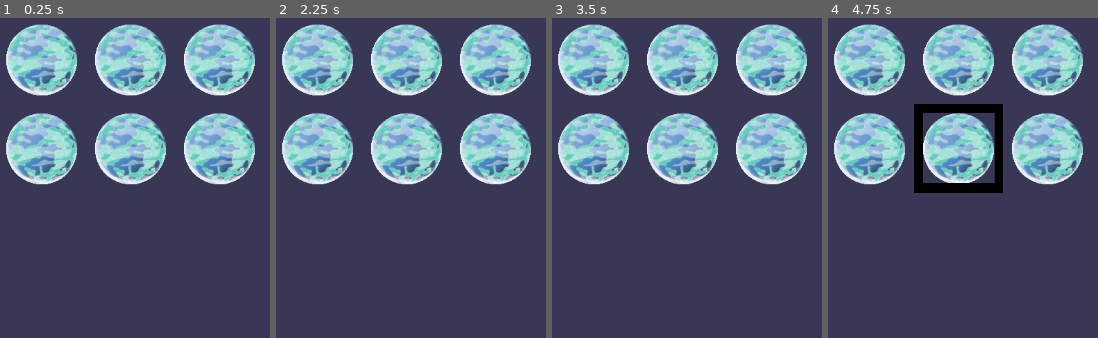
Above: before the commit, frames 1-4 (left to right).
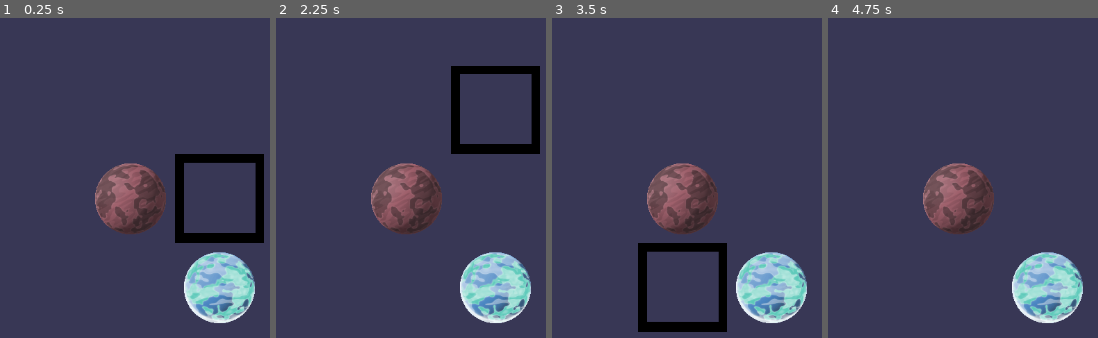
Above: after the commit, the same moments.

Repository: VictorLevrague/GMTK2024
Game: Godot game, scene res://src/screen/game_grid_view.tscn
The game is run twice, just before and just after one commit, with the same random seed, the same clock (stepped at 60 frames per second) and the same inputs. This scene is started directly instead of the project's main scene.
Inputs (mouse positions are in pixels of both pictures, inside the frame that each line leads up to):
- Up to frame 1 (0.25 s): no input
- Up to frame 2 (2.25 s): tap Enter at 0.5, 2 s; move the mouse to (outside the picture) at 0.52 s; tap Space at 1.25 s; move the mouse to (292, 206) at 1.27 s; move the mouse to (529, 85) at 2.02 s
- Up to frame 3 (3.5 s): tap Space at 2.75 s; move the mouse to (687, 274) at 2.77 s
- Up to frame 4 (4.75 s): tap Enter at 3.5 s; move the mouse to (outside the picture) at 3.52 s; tap Space at 4.25 s; move the mouse to (outside the picture) at 4.27 s

The runs differ from the first frame. In frame 1, 39% of the frame differs, in the area x 2-98%, y 1-96%; in frame 2, 38%; in frame 3, 40%, in the area x 2-95%, y 1-99%; in frame 4, 39%.

Commit message:
Première implémentation de body dans game grid
Dans le fichier game_grid, on peut désormais mettre une planète dans une case (le test est fait dans une fonction dédiée)
J'ai fait des .new() pour instancier les body mais je vais effacer ça après pour faire place aux .tres (j'ai commenté plus en détail dans le code)

Défaut de ma méthode: je n'ai pas trouvé comment faire autrement pour l'instant, il y avait un moyen en godot 3 mais ils l'ont supprimé en 4. J'explique. Tous les sprites vont être stockés dans une tileMap qui va gérer l'affichage des planètes (qui seront les tiles). Ces tiles ont un nom et un id. Problème: je ne peux pas (d'après mes recherches) dire au code "je veux que tu m'affiches la tile qui a le nom "Red Planet". Il veut l'id de la tile.

Solution qui passere je pense à notre échelle: j'ai fait un enum avec des noms explicites, et qui doivent absolumenbt être rangés à ta position qui correspond à leur tile_id dan la tileMap.

Je précise que la tileMap et mon enum ne communique pas du tout. Donc je pourrais mettre nimp comme noms et ça passerait, tant que le tide id (que je peux définir moi même) correspond à ce lui que je veux associer à ce nom.

Désolé c'est un peu brouillon par écrit. En gros, je fais un enum à la main, pour pouvoir associer "NomPlanète" avec "SpritePlanète". C'est un peu galère à cause des contraintes Godot sur la Tile Map et c'est un noeud que j'utilise pour la première fois. Maintenant dodo

Diff:
--- a/src/body.gd
+++ /dev/null
@@ -1,12 +0,0 @@
-extends Resource
-
-class_name Body
-
-var fixed: bool = true
-var x: int = 1
-var y: int = 1
-var size:= Vector2(x, y)
-#var constraint
-
-#func check_constraints():
-#    pass
--- a/src/body.tscn
+++ /dev/null
@@ -1,6 +0,0 @@
-[gd_scene load_steps=2 format=3 uid="uid://cjo2fy30cx5cf"]
-
-[ext_resource type="Script" path="res://src/body.gd" id="1_suogo"]
-
-[node name="Body" type="Node2D"]
-script = ExtResource("1_suogo")
--- /dev/null
+++ b/src/body/body.gd
@@ -0,0 +1,19 @@
+extends Resource
+
+class_name Body
+
+@export var fixed: bool = true
+@export var x: int = 1
+@export var y: int = 1
+@export var size:= Vector2(x, y)
+enum TILE_ID_LIST {BluePlanet, RedPlanet}
+@export var tileID: TILE_ID_LIST
+
+#func check_constraints():
+#    pass
+
+#Même si c'est étonnant, le constructeur suivant sera à effacer pour la suite.
+#Je ne vais pas initialiser les body avec .new(), mais avec la création de fichier resource .tres,
+#qui sont des sorttes d'instance de classes à manipuler dans l'éditeur et à qui on peut éditer du code perso
+func _init(_tileID: int):
+    tileID = _tileID
--- /dev/null
+++ b/src/body/resources/test_red_planet.gd
@@ -0,0 +1 @@
+extends Body
--- /dev/null
+++ b/src/body/resources/test_red_planet.tres
@@ -0,0 +1,11 @@
+[gd_resource type="Resource" load_steps=2 format=3 uid="uid://m6qp54iqjj0w"]
+
+[ext_resource type="Script" path="res://src/body/resources/test_red_planet.gd" id="1_7xh5j"]
+
+[resource]
+script = ExtResource("1_7xh5j")
+fixed = true
+x = 1
+y = 1
+size = null
+tileID = 1
--- a/src/screen/game_grid.gd
+++ b/src/screen/game_grid.gd
@@ -1,12 +1,16 @@
 extends TileMap
 
-var grid_x: int = 3
-var grid_y: int = 2
+var grid_x: int = 2
+var grid_y: int = 3
 var grid_dimension:= Vector2(grid_x, grid_y)
 var game_grid = {}
 
+#l'enum suivant n'est que pour le test. La version qui reste est dans body.gd
+enum Tile {BluePlanet, RedPlanet}
+
 func _ready() -> void:
     fill_game_grid_with_empty_values()
+    test_manual_game_grid_filling_with_bodies()
     print_game_grid()
 
 func _process(delta):
@@ -17,9 +21,27 @@
     for x in grid_x:
         for y in grid_y:
             var coordinates:= Vector2(x, y)
-            game_grid[coordinates] = null # TODO: change in null body type
-            set_cell(0, coordinates, 0, Vector2i(0, 0), 0) #layer, coords, source_id_tile, atlas_coord (do not change), alt_tile
-#    game_grid[Vector2(0,0)] = Body.new()
+            game_grid[coordinates] = null
+#            set_cell(0, coordinates, 0, Vector2i(0, 0), 0) #layer, coords, source_id_tile, atlas_coord (do not change), alt_tile
+
+
+#Fonction uniquement pour test
+func test_manual_game_grid_filling_with_bodies():
+    #Tile1 test
+    var new_body_class_test = Body.new(Tile.RedPlanet)
+    game_grid[Vector2(0,1)] = new_body_class_test
+    set_cell(0, Vector2(0,1), new_body_class_test.tileID, Vector2i(0, 0), 0)
+#    #Tile2 test
+    var new_body_class_test2 = Body.new(Tile.BluePlanet)
+    game_grid[Vector2(1,2)] = new_body_class_test2
+    set_cell(0, Vector2(1,2), new_body_class_test2.tileID, Vector2i(0, 0), 0)
+
+#Tile3 test. Ce test n'est pas compatible avec les 2 précédents: il faut enlever la fonction _init du fichier body.gd
+#Cette méthode là sera celle utilisé pour après parce que je vais utiliser les ressources (.tres) pour chaque body, pour mettre leur Tile_id propre et leur fonction contrainte
+
+#    var new_body_class_test3 = load("res://src/body/resources/test_red_planet.tres")
+#    game_grid[Vector2(0,0)] = new_body_class_test3
+#    set_cell(0, Vector2(0,0), new_body_class_test3.tileID, Vector2i(0, 0), 0)
 
 func print_game_grid():
     for key in game_grid:
@@ -27,9 +49,9 @@
         print("key: ", key, "value: ", value)
 
 func hover_cells():
-    var tile = local_to_map(get_global_mouse_position())
+    var tile = local_to_map(to_local(get_global_mouse_position()))
     if game_grid.has(Vector2(tile[0], tile[1])):
-        set_cell(1, tile, 3, Vector2i(0, 0), 0)
+        set_cell(1, tile, 100, Vector2i(0, 0), 0)
 
 func erase_hovered_cells():
     for x in grid_x:
--- a/src/screen/game_grid.tscn
+++ b/src/screen/game_grid.tscn
@@ -1,15 +1,24 @@
-[gd_scene load_steps=7 format=3 uid="uid://qvhqhiw0r5yx"]
+[gd_scene load_steps=9 format=3 uid="uid://qvhqhiw0r5yx"]
 
 [ext_resource type="Script" path="res://src/screen/game_grid.gd" id="1_n2vyq"]
 [ext_resource type="Texture2D" uid="uid://deasecq0cy4tn" path="res://assets/body/kenney_planets/Planets/planet00_128px.png" id="2_b55ob"]
 [ext_resource type="Texture2D" uid="uid://bvc3s66bk15sv" path="res://assets/transparent_outline_128px.png" id="3_g75xt"]
+[ext_resource type="Texture2D" uid="uid://7td8e3x6lwvv" path="res://assets/body/kenney_planets/Planets/planet06_128px.png" id="3_w2gys"]
 
 [sub_resource type="TileSetAtlasSource" id="TileSetAtlasSource_hox8h"]
+resource_name = "BluePlanet"
 texture = ExtResource("2_b55ob")
 texture_region_size = Vector2i(128, 128)
 0:0/0 = 0
 
+[sub_resource type="TileSetAtlasSource" id="TileSetAtlasSource_ly6hb"]
+resource_name = "RedPlanet"
+texture = ExtResource("3_w2gys")
+texture_region_size = Vector2i(128, 128)
+0:0/0 = 0
+
 [sub_resource type="TileSetAtlasSource" id="TileSetAtlasSource_g6e3p"]
+resource_name = "TransparentOutline"
 texture = ExtResource("3_g75xt")
 texture_region_size = Vector2i(128, 128)
 0:0/0 = 0
@@ -17,7 +26,8 @@
 [sub_resource type="TileSet" id="TileSet_4rvf5"]
 tile_size = Vector2i(128, 128)
 sources/0 = SubResource("TileSetAtlasSource_hox8h")
-sources/3 = SubResource("TileSetAtlasSource_g6e3p")
+sources/1 = SubResource("TileSetAtlasSource_ly6hb")
+sources/100 = SubResource("TileSetAtlasSource_g6e3p")
 
 [node name="GameGrid" type="TileMap"]
 tile_set = SubResource("TileSet_4rvf5")
--- a/src/screen/game_grid_view.gd
+++ /dev/null
@@ -1 +0,0 @@
-extends Control
--- a/src/screen/game_grid_view.tscn
+++ b/src/screen/game_grid_view.tscn
@@ -1,6 +1,5 @@
-[gd_scene load_steps=3 format=3 uid="uid://bpjykb755fhf7"]
+[gd_scene load_steps=2 format=3 uid="uid://bpjykb755fhf7"]
 
-[ext_resource type="Script" path="res://src/screen/game_grid_view.gd" id="1_s5rfc"]
 [ext_resource type="PackedScene" uid="uid://qvhqhiw0r5yx" path="res://src/screen/game_grid.tscn" id="1_snvwj"]
 
 [node name="GameGridView" type="Control"]
@@ -10,7 +9,6 @@
 anchor_bottom = 1.0
 grow_horizontal = 2
 grow_vertical = 2
-script = ExtResource("1_s5rfc")
 
 [node name="Background" type="ColorRect" parent="."]
 self_modulate = Color(0.494118, 0.494118, 0.494118, 1)
@@ -22,5 +20,5 @@
 grow_vertical = 2
 color = Color(0.0352941, 0, 0.858824, 0.282353)
 
-[node name="GameGrid" parent="." instance=ExtResource("1_snvwj")]
-position = Vector2(320, 80)
+[node name="GameGrid" parent="Background" instance=ExtResource("1_snvwj")]
+position = Vector2(448, 152)
Binary file added: assets/body/kenney_planets/Planets/planet06_128px.png
Not shown, added: assets/body/kenney_planets/Planets/planet06_128px.png.import
